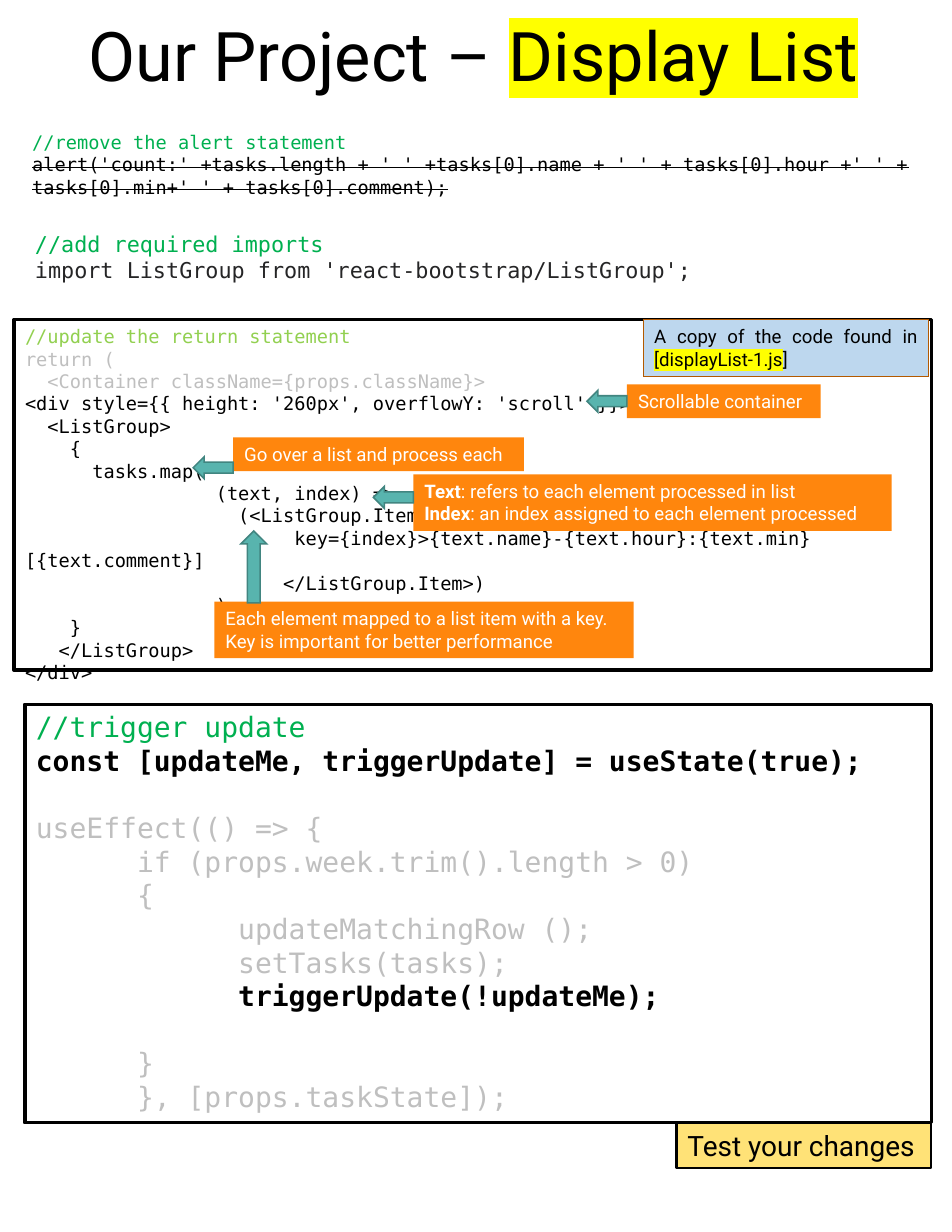
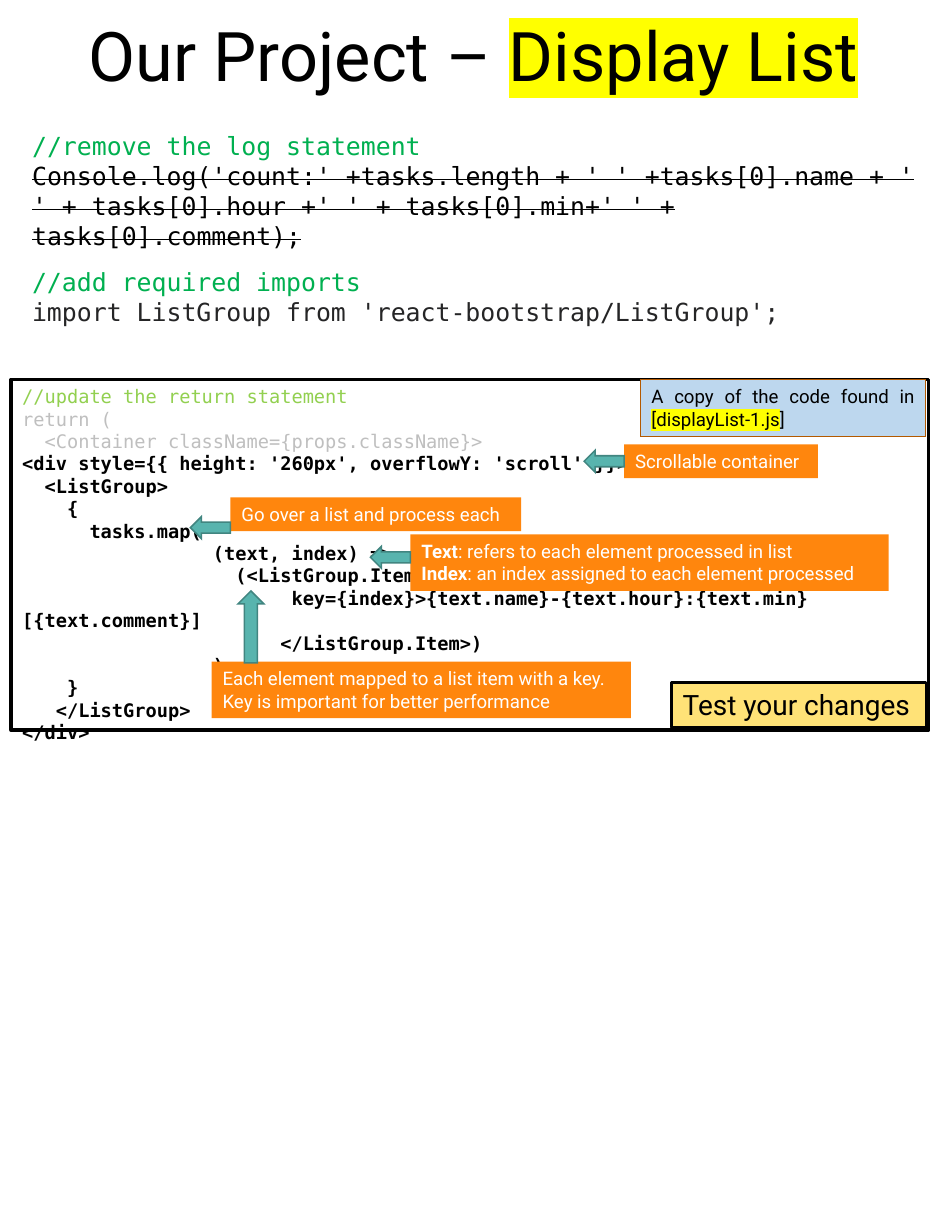
Before and after one commit to scorpion0511/mytracker, a slide deck: slide 52 of doc/React.pptx. Drawn at 952x1232 pixels with LibreOffice and Linux fonts; fonts in the diff are those of the drawing. Boxes give left, top, right and bottom in pixels: in the first picture for what was removed or moved away, otherwise in the second. Text is boxed around its words. In the diff, an @@ line names an element or a change of style, - is before the commit and + after.

```diff
--- a/doc/React.pptx
+++ b/doc/React.pptx
@@ text at box(32, 136, 854, 249): text changed; size 12 to 16 pt @@
-//remove the alert statement
-alert('count:' +tasks.length + ' ' +tasks[0].name + ' ' + tasks[0].hour +' ' + tasks[0].min+' ' + tasks[0].comment);
+//remove the log statement
+Console.log('count:' +tasks.length + ' ' +tasks[0].name + ' ' + tasks[0].hour +' ' + tasks[0].min+' ' + tasks[0].comment);
@@ text "//add required imports": place and size @@
-text "//add required imports" at box(35, 235, 691, 283)
+text "//add required imports" at box(32, 272, 779, 326)
@@ text "//add required imports" at box(32, 272, 779, 326): size 14 to 16 pt @@
@@ rectangle "Scrollable container": place and size @@
-rectangle "Scrollable container" at box(627, 384, 821, 418)
+rectangle "Scrollable container" at box(624, 445, 818, 478)
@@ text in rectangle at box(22, 456, 808, 741): bold on in "<div style={{ height: '260px', overflowY: 'scroll' }}>", "<ListGroup>", "{", "tasks.map(" and 8 more places @@
@@ left arrow: place and size @@
-left arrow at box(193, 457, 233, 479)
+left arrow at box(190, 516, 231, 539)
@@ 5 rectangles, 2 left arrows, 1 up arrow: place and size @@
-5 rectangles, 2 left arrows, 1 up arrow at box(13, 319, 931, 670)
+5 rectangles, 2 left arrows, 1 up arrow at box(11, 380, 928, 730)
@@ rectangle "Test your changes": place and size @@
-rectangle "Test your changes" at box(676, 1123, 931, 1168)
+rectangle "Test your changes" at box(672, 682, 926, 727)
@@ rectangle removed at box(25, 704, 932, 1123) @@
-//trigger update
-const [updateMe, triggerUpdate] = useState(true);
-useEffect(() => {
-if (props.week.trim().length > 0)
-{
-updateMatchingRow ();
-setTasks(tasks);
-triggerUpdate(!updateMe);
-}
-}, [props.taskState]);
```
Also in this commit, not shown: 21 other slides changed, 4 slides added.
